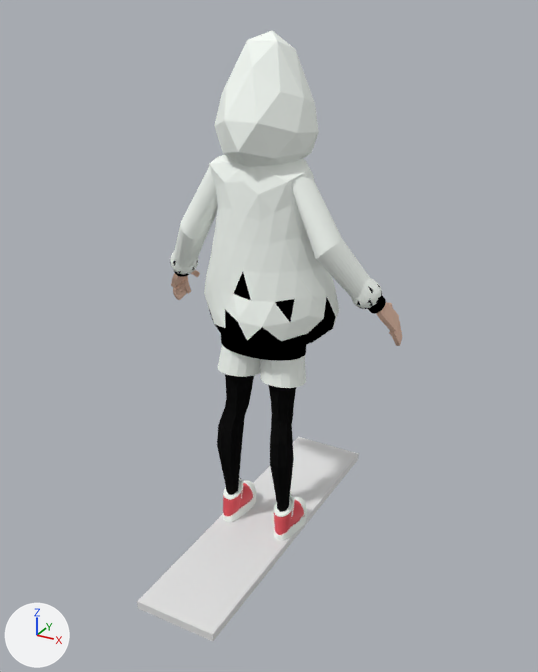
The Blender file assets/meshes/Player.blend, before and after one commit.
The view is the same before and after, from a 50 mm lens placed at (7.8, -13.88, 6.17), pointed at (0.23, -0.13, -0.71). Lighting does not change. The marker at lower left points along +X, +Y and +Z.

In view in the first picture: 'Ground', 'PlayerNew'.
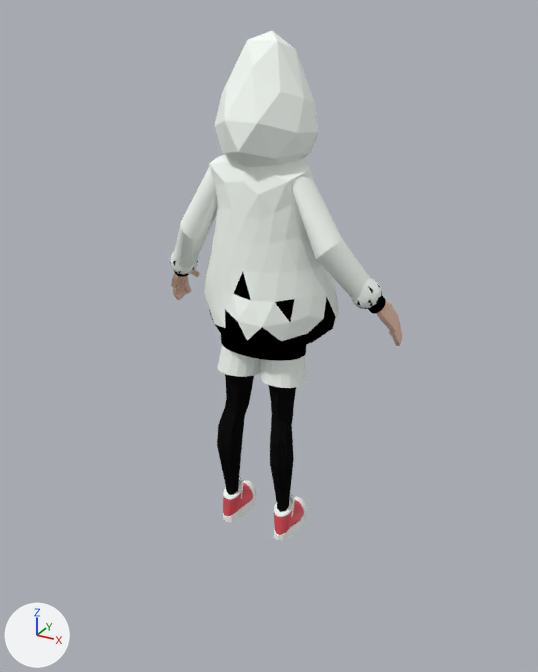
Where the newer file only moved an object's origin or applied its transform, the numbers keep the older frame.

The change in detail:
Object 'Ground' (ob_ground) is now hidden.

Location of each change, (x1, y1, x2, y2) in pixels of the pictures (538 x 672 px):
'Ground', hidden: before (137, 437, 359, 641)
